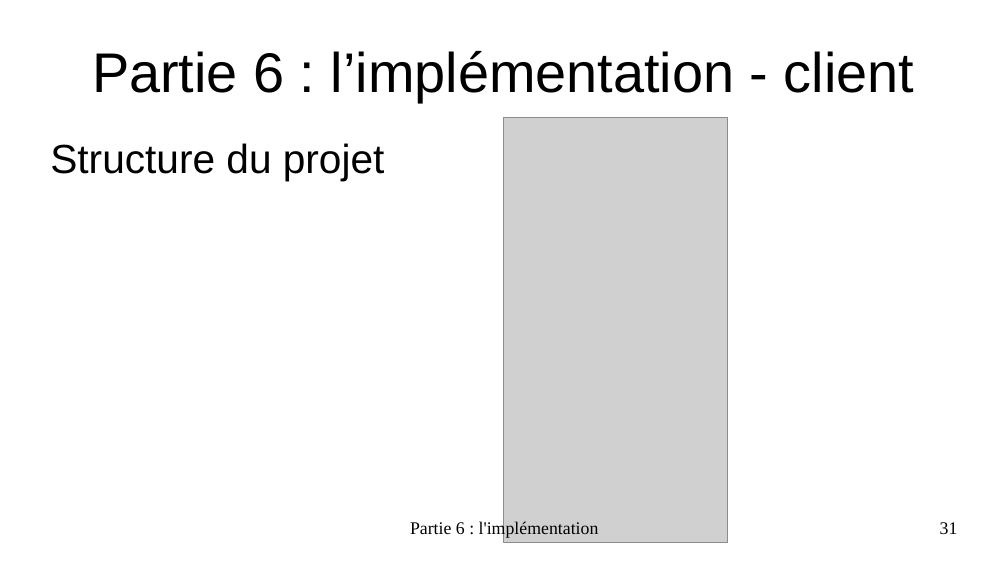
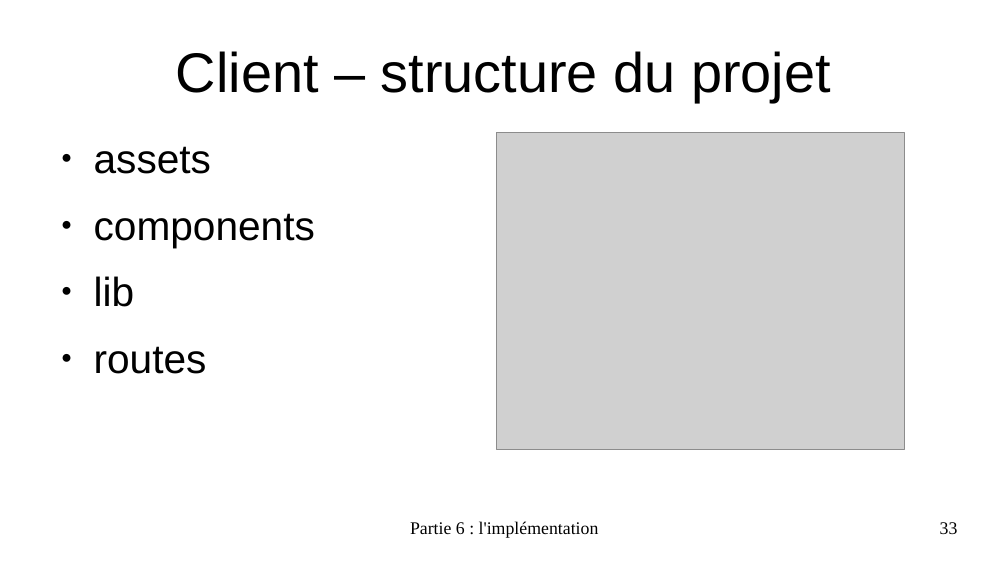
Before and after one commit to EmmaBroudic/Projet-Nooky, a slide deck: slide 33 of doc/Nooky4.odp (slide 31 before the commit). Drawn at 1008x567 pixels with LibreOffice and Linux fonts; fonts in the diff are those of the drawing; grey boxes stand for pictures. Boxes give left, top, right and bottom in pixels: in the first picture for what was removed or moved away, otherwise in the second. Text is boxed around its words. In the diff, an @@ line names an element or a change of style, - is before the commit and + after.

```diff
--- a/doc/Nooky4.odp
+++ b/doc/Nooky4.odp
@@ title at [176, 51, 831, 102]: text changed @@
-Partie 6 : l’implémentation - client
+Client – structure du projet
@@ text at [94, 146, 315, 374]: text changed @@
-Structure du projet
+● assets
+● components
+● lib
+● routes
@@ picture: place and size @@
-picture at [504, 117, 728, 543]
+picture at [497, 133, 905, 450]
@@ page number at [940, 522, 958, 534]: text changed @@
-31
+33
```
Also in this commit, not shown: 23 other slides changed, 12 slides added, 28 other files.
